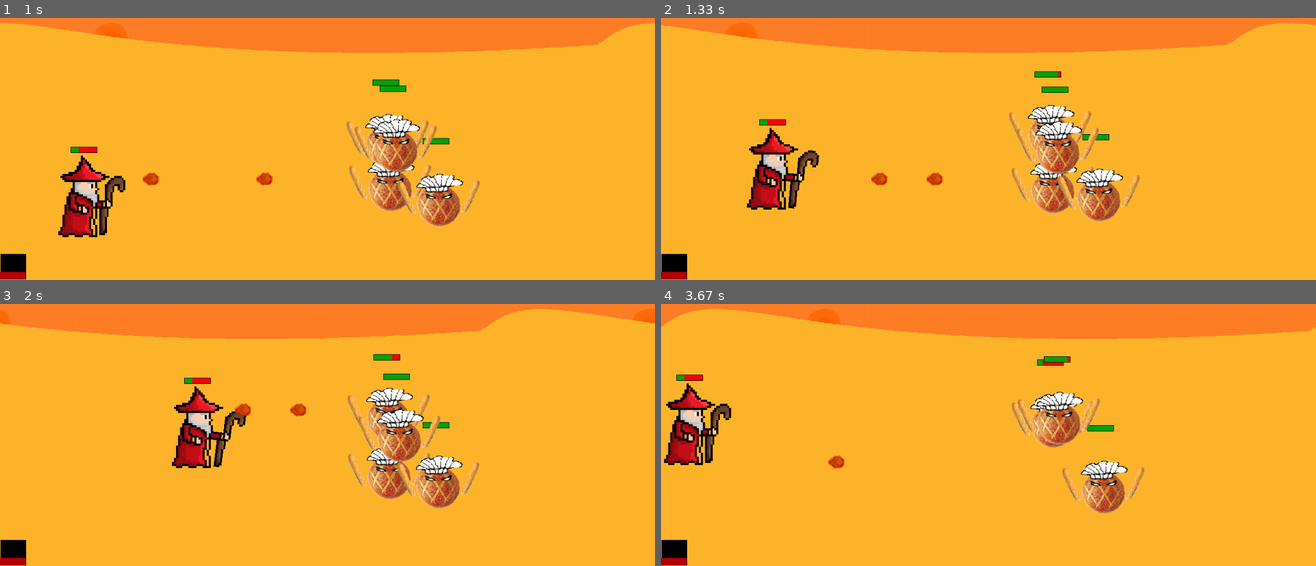
Above: before the commit, frames 1-4 (two rows, left to right).
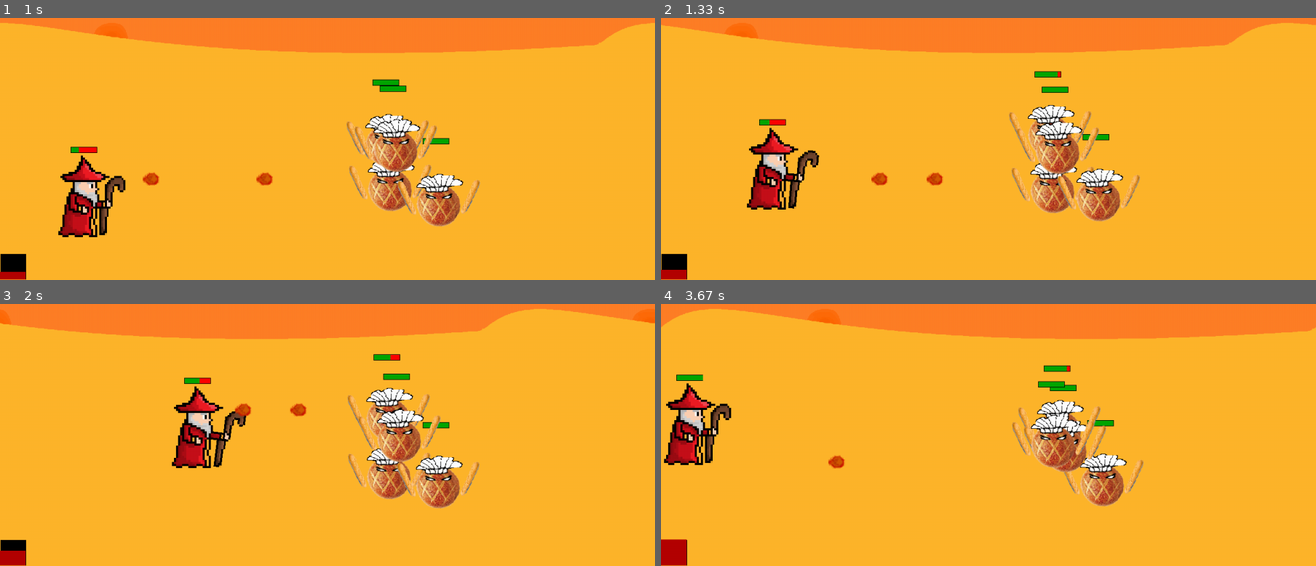
Above: after the commit, the same moments.

Repository: sorennx/Pygame-Project
Game: pygame game, started from main.py
Same seed, same stepped clock (60 frames per second), same inputs: the game is played once before the commit and once after it.
Inputs:
- Up to frame 1 (1 s): tap Space at 0.33, 0.73 s; hold D from 0.67 s (still down)
- Up to frame 2 (1.33 s): tap Space at 1.03, 1.23 s; release D at 1.13 s; hold W from 1.17 s (still down)
- Up to frame 3 (2 s): release W at 1.47 s; hold D 1.5-1.97 s; tap Space at 1.57, 1.87 s
- Up to frame 4 (3.67 s): hold A 2-2.53 s; tap Space at 2.07, 2.37, 2.63, 2.97, 3.27, 3.4 s; hold S 2.57-2.87 s; hold A 2.9-3.3 s; hold W from 3.33 s (still down)

Frame 1 is identical in both runs. In frame 2, less than 0.1% of the frame differs, in the area x 0-61%, y 20-97%; in frame 3, 0.1%; in frame 4, 5.0%, in the area x 0-74%, y 19-97%.

Commit message:
v0.0.13 - added spell power and lifesteal

Diff:
--- a/main.py
+++ b/main.py
@@ -165,7 +165,7 @@
             heroProjGroup.update()
             heroProjGroup.draw(self.gameWindow)
             self.handleHeroProj(hero1,heroProjGroup)
-            self.handleProjCollision(heroProjGroup,enemyGroup)
+            self.handleProjCollision(heroProjGroup,enemyGroup,hero1)
 
 
     def drawWindow(self):
@@ -189,12 +189,14 @@
             if hero.currentAttack == 1:
                 hero.basicRangeAttack()
 
-    def handleProjCollision(self,projGroup,targetGroup):
+    def handleProjCollision(self,projGroup,targetGroup,hero):
         targetsHit = pygame.sprite.groupcollide(projGroup,targetGroup,False,False)
         for proj in targetsHit.keys():
             for tar in targetsHit.values():
                 for i in tar:
-                    i.currentHp -= proj.damage
+                    i.currentHp -= (proj.damage * 0.3*hero.currentSpellPower)
+                    if proj.lifeSteal and hero.currentHp < hero.maxHp:
+                        hero.currentHp += (proj.damage * hero.currentSpellPower)*hero.lifeStealPower
                     proj.kill()
 
     def spawnSomeMobs(self,enemyGroup):
@@ -256,6 +258,7 @@
         self.baseHpBarWidth = 50
         self.projectileSpawnCords = [0,0]
         self.hostile = False
+        self.baseSpellPower = 1
 
 
         #Hero weapon related stuff:
@@ -265,6 +268,12 @@
         self.weaponGroup = pygame.sprite.Group()
         self.weapon = None
         self.spawnWeapon()
+
+        #Combat stats
+        self.lifeSteal = True
+        self.lifeStealPower = 0.1
+        self.currentSpellPower = self.baseSpellPower + 3
+
 
         #Hero projectile related stuff:
         self.projectileList = []
@@ -309,7 +318,7 @@
         #     sound.play()
         #
         if self.attackFrame == 7:
-            proj = Projectile(self.window, self.weapon.weaponProjectileSpawnCords[0], self.weapon.weaponProjectileSpawnCords[1], projImage)
+            proj = Projectile(self.window, self.weapon.weaponProjectileSpawnCords[0], self.weapon.weaponProjectileSpawnCords[1], projImage, self)
             self.projectileList.append(proj)
             t = proj
 
@@ -368,6 +377,7 @@
             i.rect.x = self.rect.x+self.weaponXoffset
             i.rect.y = self.rect.y+self.weaponYoffset
         self.weaponGroup.draw(self.window)
+
 class HpBar(pygame.sprite.DirtySprite):
     def __init__(self,hero,window):
         super().__init__()
@@ -393,7 +403,7 @@
         self.rect = self.image.get_rect()
         self.rect.center = [x,y]
 
-        #Hero general attributes:
+        #Enemy general attributes:
         self.maxHp = 100
         self.baseMovementSpeed = 6
         self.baseHpBarHeight = 10
@@ -401,7 +411,7 @@
         self.projectileSpawnCords = [0,0]
         self.hostile = True
 
-        #Hero active atributes:
+        #Enemy active atributes:
         self.currentHp = self.maxHp
         self.movementSpeed = self.baseMovementSpeed
         self.visible = True
@@ -411,13 +421,15 @@
         self.projectileList = []
         self.randomMovement = True
 
+        #Enemy type:
+        self.undead = False
     def update(self):
         #self.rect.center = pygame.mouse.get_pos()
         #keysPressed = pygame.key.get_pressed()
         #self.handleHeroMovement(keysPressed)
         #self.handleHeroAttacks(keysPressed)
         self.drawHpBar()
-        if self.currentHp == 0:
+        if self.currentHp <= 0 and not self.undead :
             self.kill()
 
         if self.randomMovement == True:
@@ -443,7 +455,7 @@
 
 
 class Projectile(pygame.sprite.DirtySprite):
-    def __init__(self,window, x,y,image,velocity = 12):
+    def __init__(self,window, x,y,image,hero, velocity = 12):
         super().__init__()
 
         self.image = image
@@ -453,6 +465,14 @@
         self.velocity = velocity
         self.window = window
         self.damage = 10
+        self.hero = hero
+
+
+        if self.hero.lifeSteal == True:
+            self.lifeSteal = True
+
+
+
 
     def update(self):
         if self.rect.x < backgroundwidth:
@@ -479,7 +499,7 @@
 
 
 def main():
-    gameName = "ExileOfPath by CCCC"
+    gameName = "Entity Unknown by CCCC"
     WIDTH = 1280
     HEIGHT = 720
     TICKRATE = 60
Binary file added: Assets/Enemies/FloatingEmber/FloatingEmber.png
Binary file added: Assets/Enemies/WaterDroplet/WaterDroplet.png
Not shown, added: Assets/Enemies/FloatingEmber/FloatingEmber.xcf
Not shown, added: Assets/Enemies/WaterDroplet/WaterDroplet.xcf
